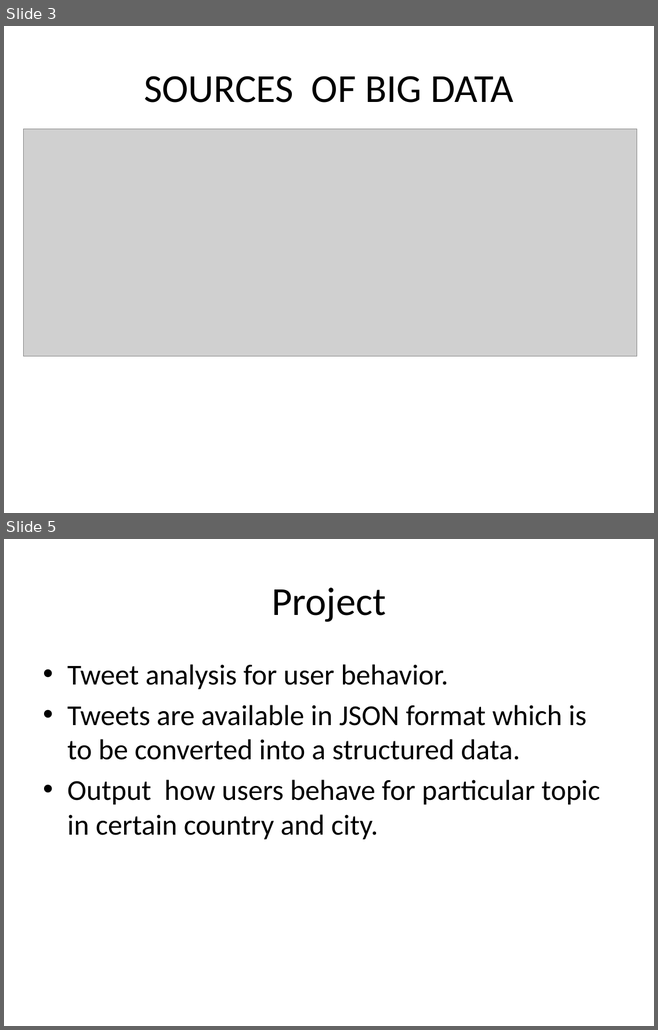
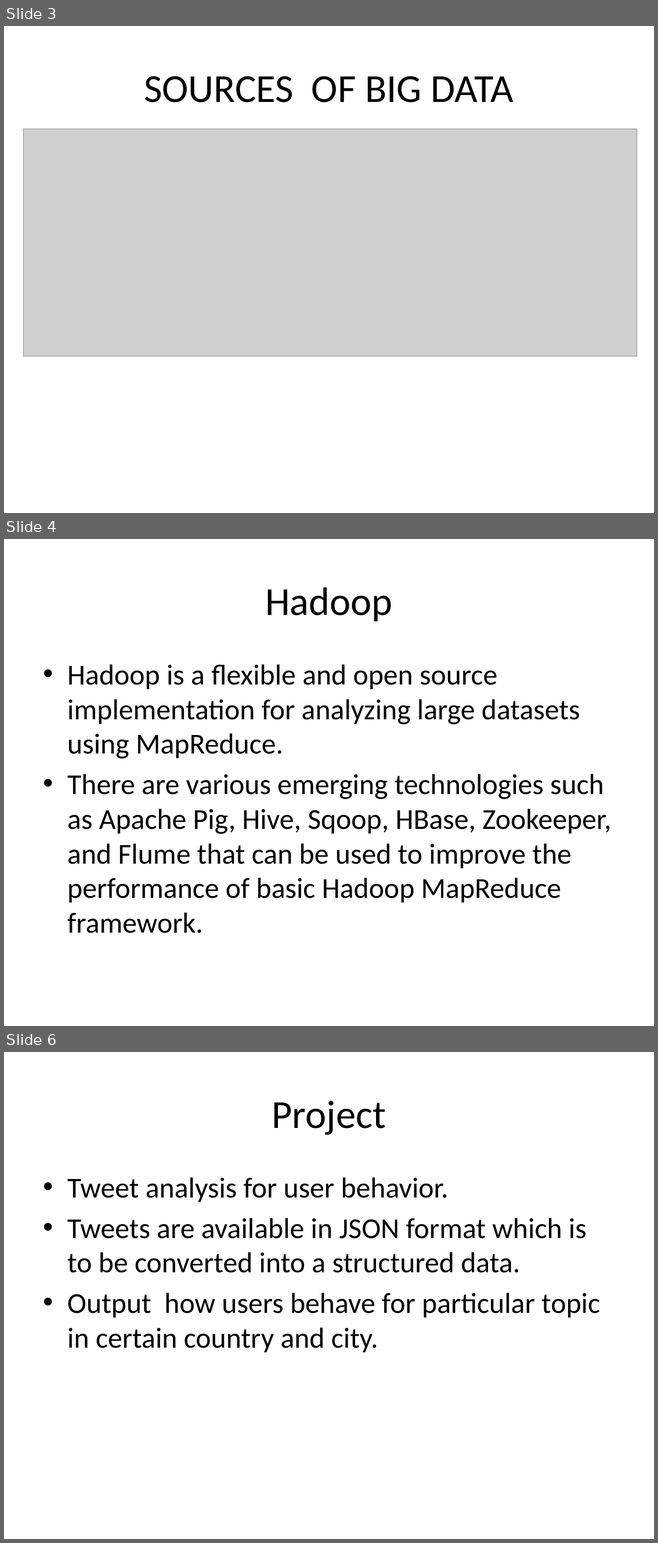
Before and after one commit to abhilashsaj/Big-Data-Analytics-and-Visualization, a slide deck: Paper 1/Paper Presentation.pptx. Shown one above the other, each under a label of ours: slides 3 and 5 before the commit, slides 3, 4 and 6 after it; the slides between them are not shown. The pictures are 658x1030 and 658x1543 pixels, drawn with LibreOffice and Linux fonts; fonts in the diff are those of the drawing; grey boxes stand for pictures. Boxes give left, top, right and bottom in pixels: in the first picture for what was removed or moved away, otherwise in the second. Text is boxed around its words. In the diff, an @@ line names an element or a change of style, - is before the commit and + after.

```diff
--- a/Paper 1/Paper Presentation.pptx
+++ b/Paper 1/Paper Presentation.pptx
@@ slide 4 added at box(4, 539, 654, 1026), background #FFFFFF @@
@@ title added at box(265, 587, 392, 621), 44 pt, text #000000 @@
+Hadoop
@@ text added at box(67, 664, 611, 933), 32 pt, text #000000 @@
+• Hadoop is a flexible and open source implementation for analyzing large datasets using MapReduce.
+• There are various emerging technologies such as Apache Pig, Hive, Sqoop, HBase, Zookeeper, and Flume that can be used to improve the performance of basic Hadoop MapReduce framework.
@@ what was slide 5 is now slide 6 @@
```
Also in this commit, not shown: 4 other slides added, 1 other file.
